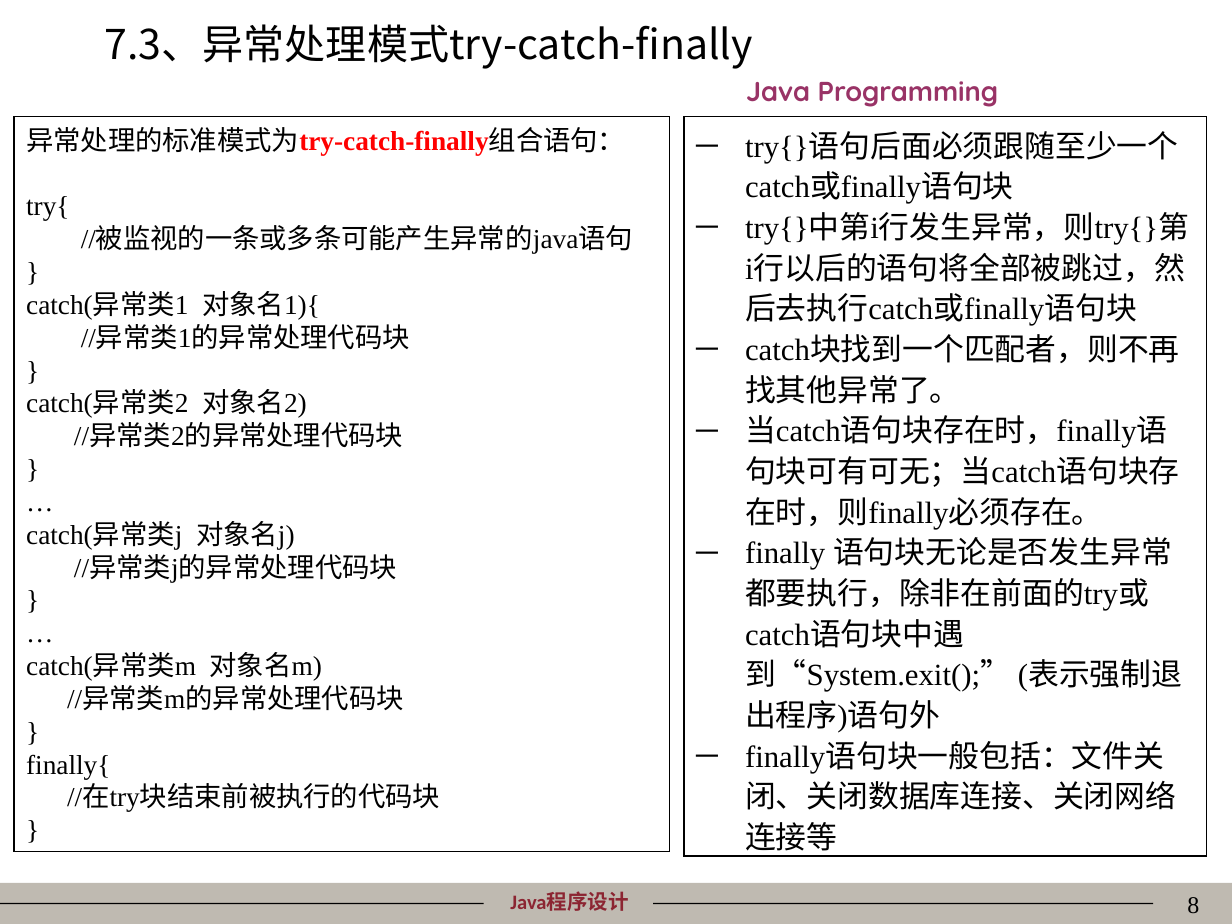
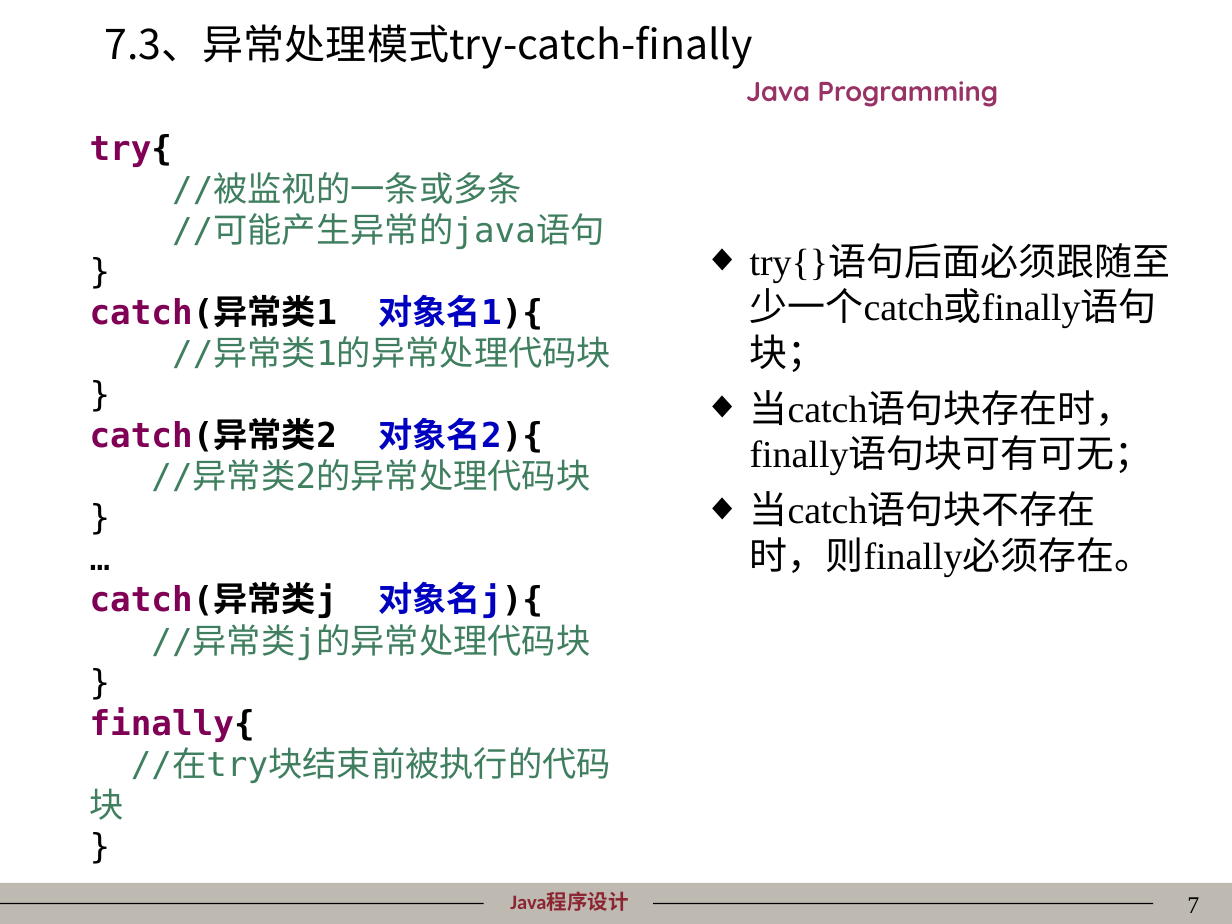
Before and after one commit to mordeky/Java, a slide deck: slide 7 of PPT/07异常处理.ppt (slide 8 before the commit). Drawn at 1232x924 pixels with LibreOffice and Linux fonts; fonts in the diff are those of the drawing; background and template pictures are left out. Boxes give left, top, right and bottom in pixels: in the first picture for what was removed or moved away, otherwise in the second. Text is boxed around its words. In the diff, an @@ line names an element or a change of style, - is before the commit and + after.

Commit message:
修订了ch05~ch08的PPT，并增加了相应代码。

```diff
--- a/PPT/07异常处理.ppt
+++ b/PPT/07异常处理.ppt
@@ rectangle removed at [684, 117, 1206, 856] @@
-─ try{}语句后面必须跟随至少一个catch或finally语句块
-─ try{}中第i行发生异常，则try{}第i行以后的语句将全部被跳过，然后去执行catch或finally语句块
-─ catch块找到一个匹配者，则不再找其他异常了。
-─ 当catch语句块存在时，finally语句块可有可无；当catch语句块存在时，则finally必须存在。
-─ finally 语句块无论是否发生异常都要执行，除非在前面的try或catch语句块中遇到“System.exit();” (表示强制退出程序)语句外
-─ finally语句块一般包括：文件关闭、关闭数据库连接、关闭网络连接等
@@ text at [26, 127, 625, 156]: paragraph removed @@
-异常处理的标准模式为try-catch-finally组合语句：
@@ text "try{": place and size @@
-text "try{" at [14, 117, 669, 853]
+text "try{" at [90, 134, 611, 783]
@@ text "try{" at [90, 134, 611, 783]: outline #000000 0.74 pt to none @@
@@ text at [90, 134, 611, 783]: size 16 to 20 pt, font Times New Roman to DejaVu Sans Mono in "try{", "}", "catch(异常类1 对象名1){", "//异常类1的异常处理代码块" and 9 more places; text colour #000000 to #7F0055 in "try{", "catch(异常类1", "finally{"; bold on in "try{", "catch(异常类1 对象名1){", "finally{"; text colour #000000 to #0000C0 in "对象名1){"; text colour #000000 to #3F7F5F in "//异常类1的异常处理代码块", "//异常类2的异常处理代码块", "//异常类j的异常处理代码块", "//在try块结束前被执行的代码块" @@
@@ text at [172, 173, 604, 249]: text changed; size 16 to 20 pt; font Times New Roman to DejaVu Sans Mono; text colour #000000 to #3F7F5F @@
-//被监视的一条或多条可能产生异常的java语句
+//被监视的一条或多条
+//可能产生异常的java语句
@@ text added at [750, 245, 1170, 578], 22.2 pt, text #000000 @@
+◆ try{}语句后面必须跟随至少一个catch或finally语句块；
+◆ 当catch语句块存在时，finally语句块可有可无；
+◆ 当catch语句块不存在时，则finally必须存在。
@@ text at [90, 417, 543, 453]: text changed; size 16 to 20 pt; font Times New Roman to DejaVu Sans Mono; bold on @@
-catch(异常类2 对象名2)
+catch(异常类2 对象名2){
@@ text at [90, 581, 543, 618]: text changed; size 16 to 20 pt; font Times New Roman to DejaVu Sans Mono; bold on @@
-catch(异常类j 对象名j)
+catch(异常类j 对象名j){
@@ text at [26, 652, 404, 711]: paragraphs removed @@
-}
-…
-catch(异常类m 对象名m)
-//异常类m的异常处理代码块
@@ page number at [1187, 897, 1199, 913]: text changed @@
-8
+7
```
Also in this commit, not shown: 5 other slides changed, 3 slides removed, 43 other files.
